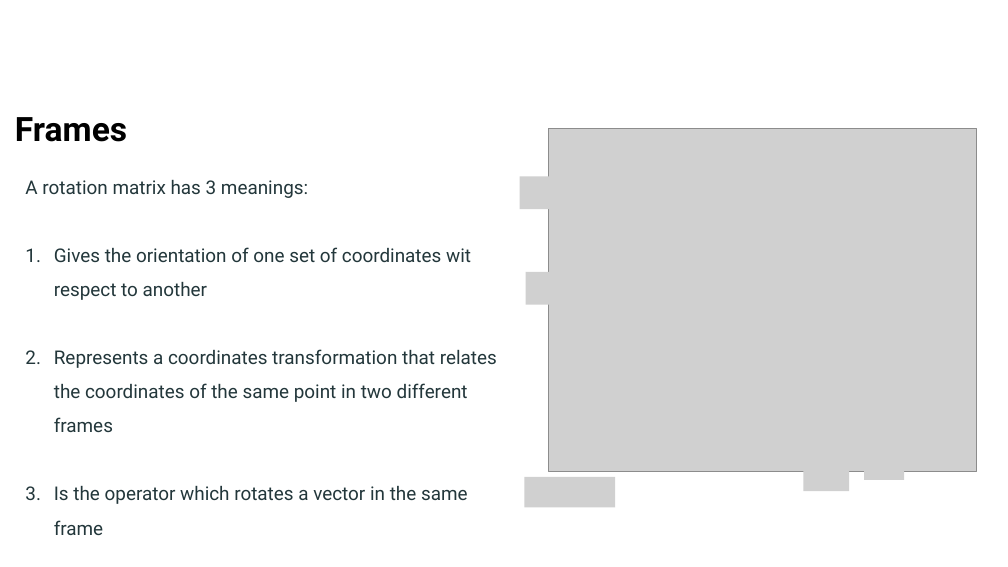
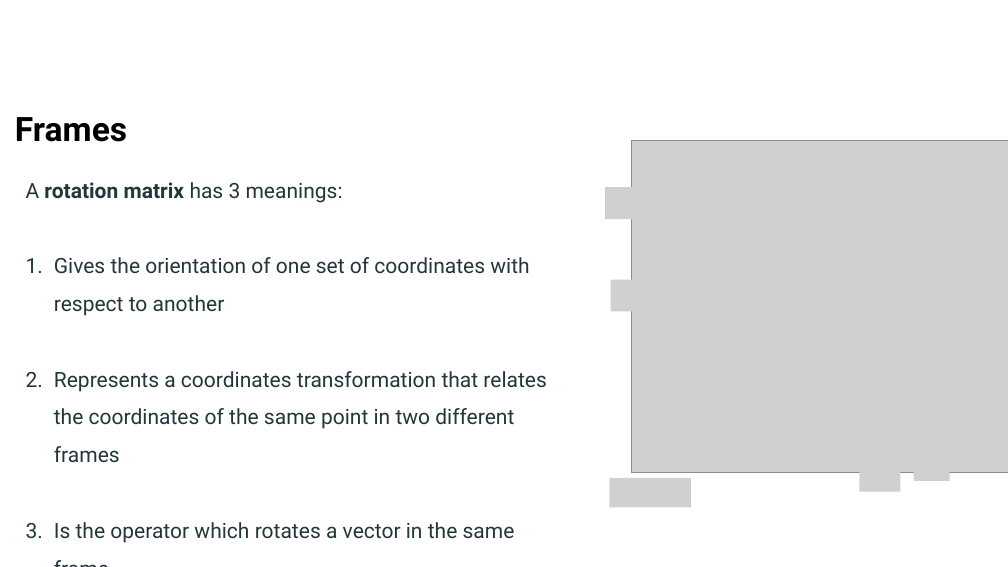
Before and after one commit to stegianna/IMAD_UniBg, a slide deck: slide 8 of Laboratorio_IMAD/Attitude_estimation/Attitude_estimation.pptx. Drawn at 1008x567 pixels with LibreOffice and Linux fonts; fonts in the diff are those of the drawing; grey boxes stand for pictures; background and template pictures are left out. Boxes give left, top, right and bottom in pixels: in the first picture for what was removed or moved away, otherwise in the second. Text is boxed around its words. In the diff, an @@ line names an element or a change of style, - is before the commit and + after.

```diff
--- a/Laboratorio_IMAD/Attitude_estimation/Attitude_estimation.pptx
+++ b/Laboratorio_IMAD/Attitude_estimation/Attitude_estimation.pptx
@@ picture: place and size @@
-picture at <box>549,129,978,472</box>
+picture at <box>631,141,1008,473</box>
@@ text at <box>26,182,546,543</box>: size 18 to 20 pt in "A rotation matrix has 3 meanings:", "Represents a coordinates transformation that relates the ...", "Is the operator which rotates a vector ..."; bold on in "rotation matrix" @@
@@ picture: place and size @@
-picture at <box>520,176,566,209</box>
+picture at <box>606,188,647,219</box>
@@ text at <box>54,257,529,316</box>: text changed; size 18 to 20 pt @@
-1. Gives the orientation of one set of coordinates wit respect to another
+1. Gives the orientation of one set of coordinates with respect to another
@@ picture: place and size @@
-picture at <box>526,272,566,306</box>
+picture at <box>611,280,647,312</box>
@@ picture: place and size @@
-picture at <box>525,477,616,507</box>
+picture at <box>609,478,691,507</box>
@@ picture: place and size @@
-picture at <box>804,461,850,491</box>
+picture at <box>860,462,901,492</box>
@@ picture: place and size @@
-picture at <box>864,449,904,479</box>
+picture at <box>914,451,951,481</box>
```
Also in this commit, not shown: 3 other slides changed, 9 other files.
